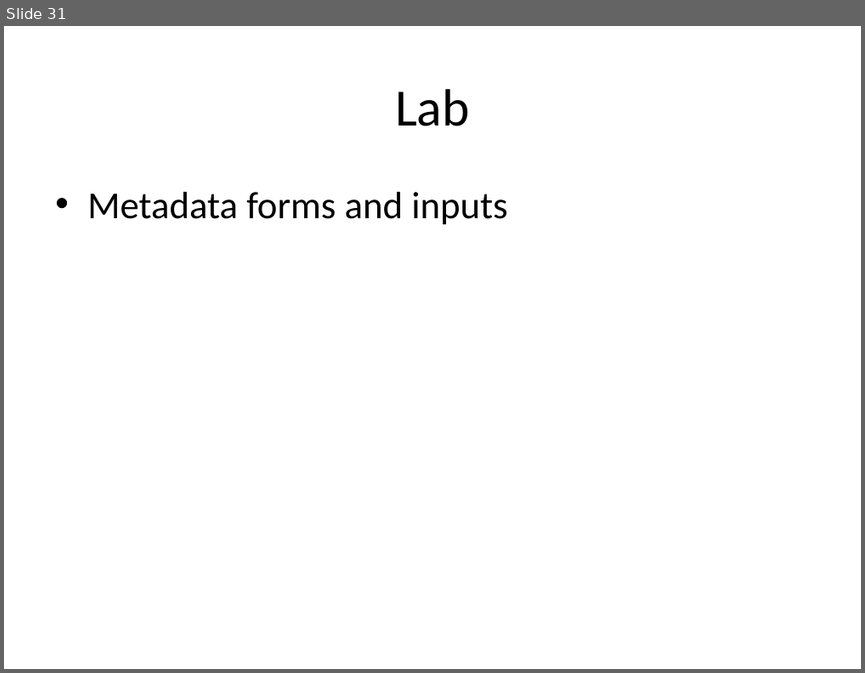
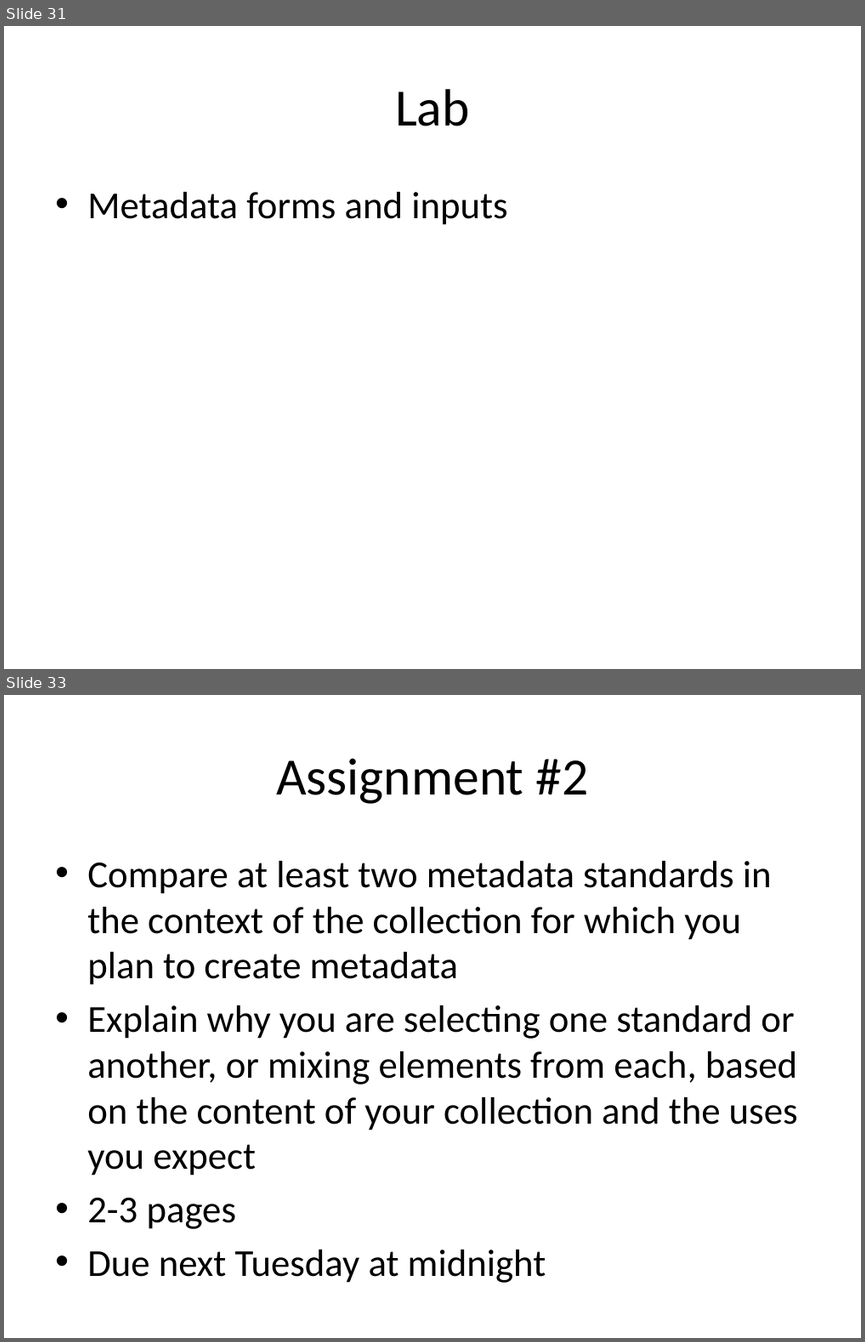
Before and after one commit to jackflaps/lis4404, a slide deck: lis 4404 week 3.pptx. Shown one above the other, each under a label of ours: slide 31 before the commit, slides 31 and 33 after it; the slides between them are not shown. The pictures are 865x673 and 865x1342 pixels, drawn with LibreOffice and Linux fonts; fonts in the diff are those of the drawing. Boxes give left, top, right and bottom in pixels: in the first picture for what was removed or moved away, otherwise in the second. Text is boxed around its words. In the diff, an @@ line names an element or a change of style, - is before the commit and + after.

```diff
--- a/lis 4404 week 3.pptx
+++ b/lis 4404 week 3.pptx
@@ slide 33 added at (4,695,861,1338), background #FFFFFF @@
@@ title added at (276,758,588,804), 44 pt, text #000000 @@
+Assignment #2
@@ text added at (87,861,798,1282), 32 pt, text #000000 @@
+• Compare at least two metadata standards in the context of the collection for which you plan to create metadata
+• Explain why you are selecting one standard or another, or mixing elements from each, based on the content of your collection and the uses you expect
+• 2-3 pages
+• Due next Tuesday at midnight
```
Also in this commit, not shown: 1 slide changed.
